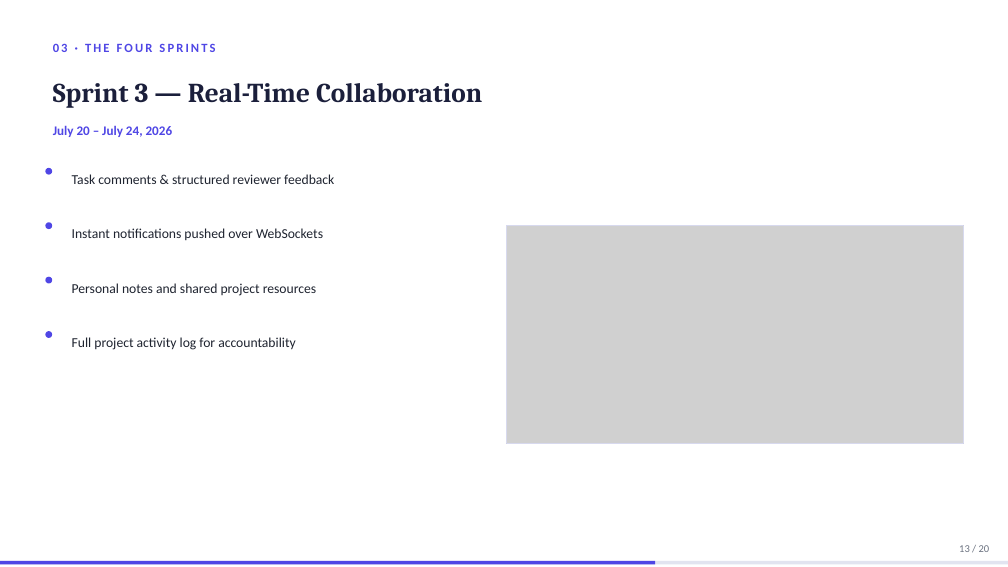
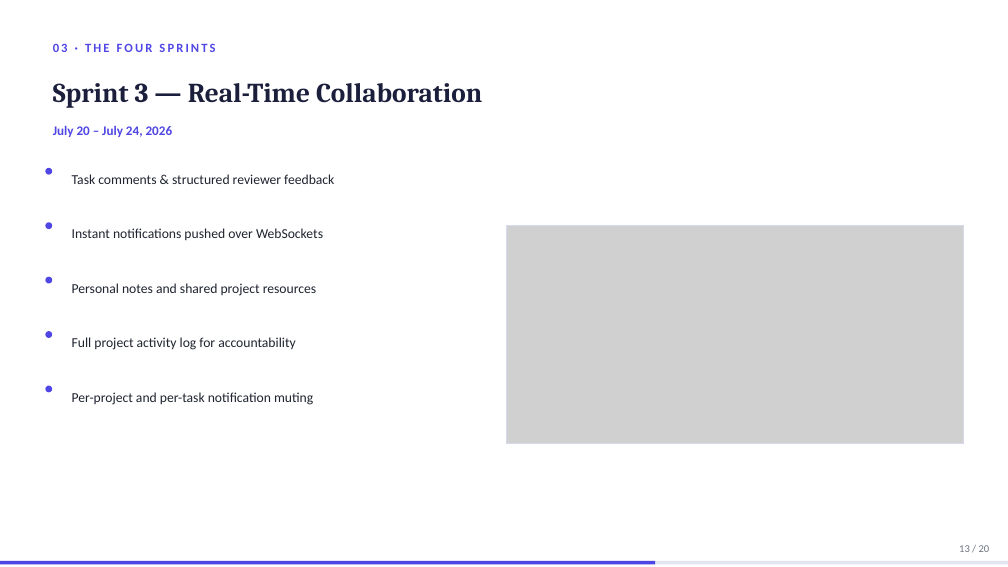
Before and after one commit to domdomxy/synkro, a slide deck: slide 13 of Synkro_PFA_Defense.pptx. Drawn at 1008x567 pixels with LibreOffice and Linux fonts; fonts in the diff are those of the drawing; grey boxes stand for pictures. Boxes give left, top, right and bottom in pixels: in the first picture for what was removed or moved away, otherwise in the second. Text is boxed around its words. In the diff, an @@ line names an element or a change of style, - is before the commit and + after.

```diff
--- a/Synkro_PFA_Defense.pptx
+++ b/Synkro_PFA_Defense.pptx
@@ ellipse added at [45, 386, 52, 392], fill #4F46E5 @@
@@ text added at [72, 392, 313, 405], 13 pt, text #1F2430 @@
+Per-project and per-task notification muting
```
Also in this commit, not shown: 3 other slides changed, 3 other files.
